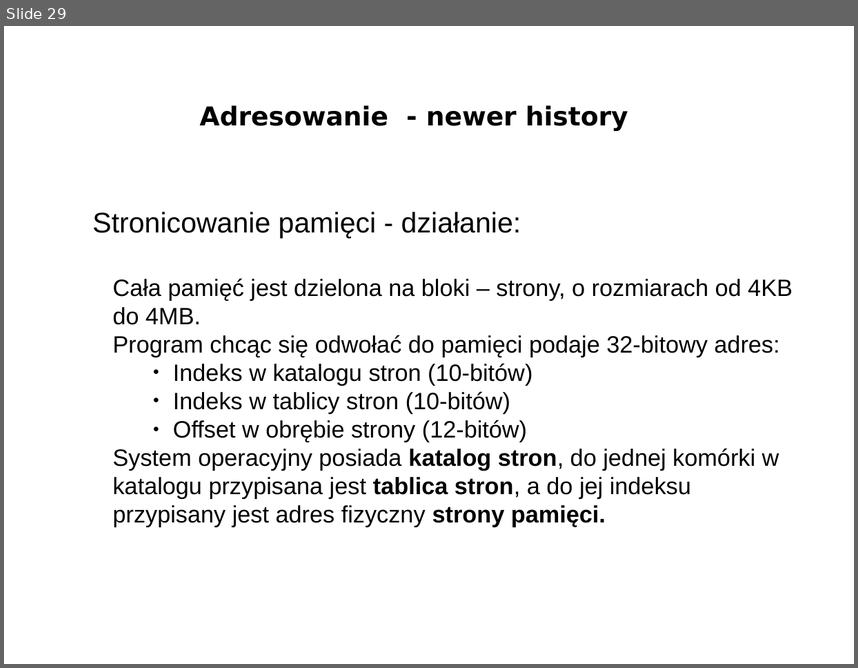
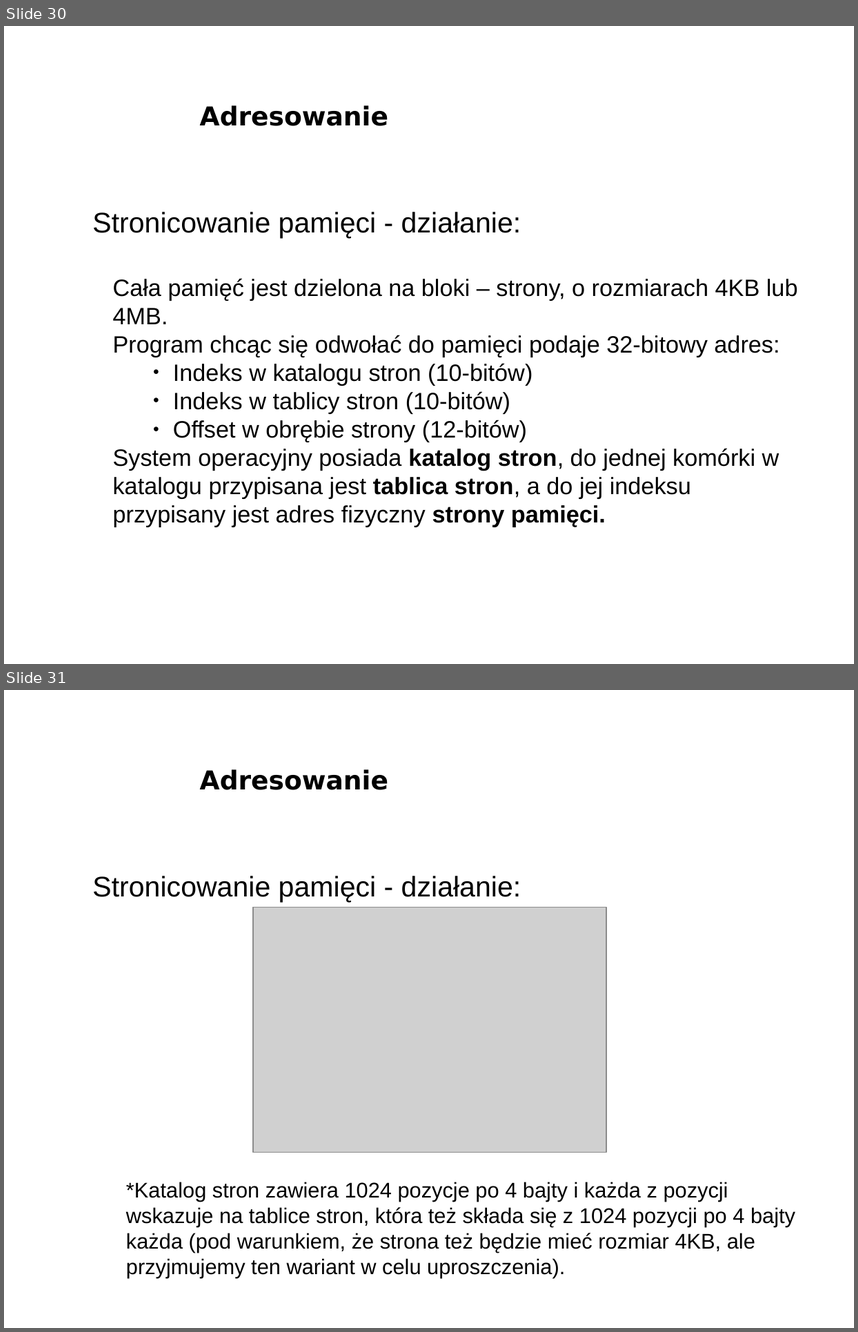
Before and after one commit to bercik/pn_prezentacja, a slide deck: śmieszki_i_inne_zwierzęta/prezentacja.odp. Shown one above the other, each under a label of ours: slide 29 before the commit, slides 30 and 31 after it. The pictures are 858x668 and 858x1332 pixels, drawn with LibreOffice and Linux fonts; fonts in the diff are those of the drawing; grey boxes stand for pictures; background and template pictures are left out. Boxes give left, top, right and bottom in pixels: in the first picture for what was removed or moved away, otherwise in the second. Text is boxed around its words. In the diff, an @@ line names an element or a change of style, - is before the commit and + after.

Commit message:
adresowanie jest całe

```diff
--- a/śmieszki_i_inne_zwierzęta/prezentacja.odp
+++ b/śmieszki_i_inne_zwierzęta/prezentacja.odp
@@ slide 31 added at box(4, 690, 854, 1328), background picture (left out) @@
@@ title added at box(200, 769, 388, 790), 22 pt, text #000000, bold @@
+Adresowanie
@@ text added at box(92, 876, 521, 902), 24 pt, text #000000 @@
+Stronicowanie pamięci - działanie:
@@ picture added at box(253, 907, 606, 1152) @@
@@ text added at box(126, 1181, 795, 1277), 18 pt, text #000000 @@
+*Katalog stron zawiera 1024 pozycje po 4 bajty i każda z pozycji wskazuje na tablice stron, która też składa się z 1024 pozycji po 4 bajty każda (pod warunkiem, że strona też będzie mieć rozmiar 4KB, ale przyjmujemy ten wariant w celu uproszczenia).
@@ what was slide 29 is now slide 30 @@
@@ slide 30 changed as well @@
@@ title at box(200, 105, 388, 126): text changed @@
-Adresowanie - newer history
+Adresowanie
@@ text at box(113, 278, 798, 324): text changed @@
-● Cała pamięć jest dzielona na bloki – strony, o rozmiarach od 4KB do 4MB.
+● Cała pamięć jest dzielona na bloki – strony, o rozmiarach 4KB lub 4MB.
```
Also in this commit, not shown: 13 other slides changed, 12 other slides added, 3 slides removed.
